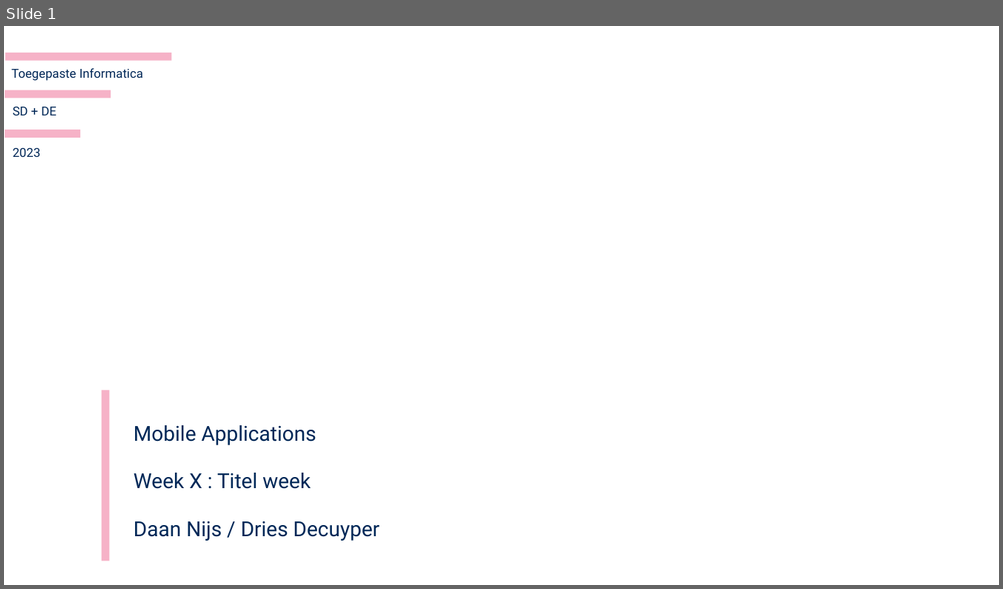
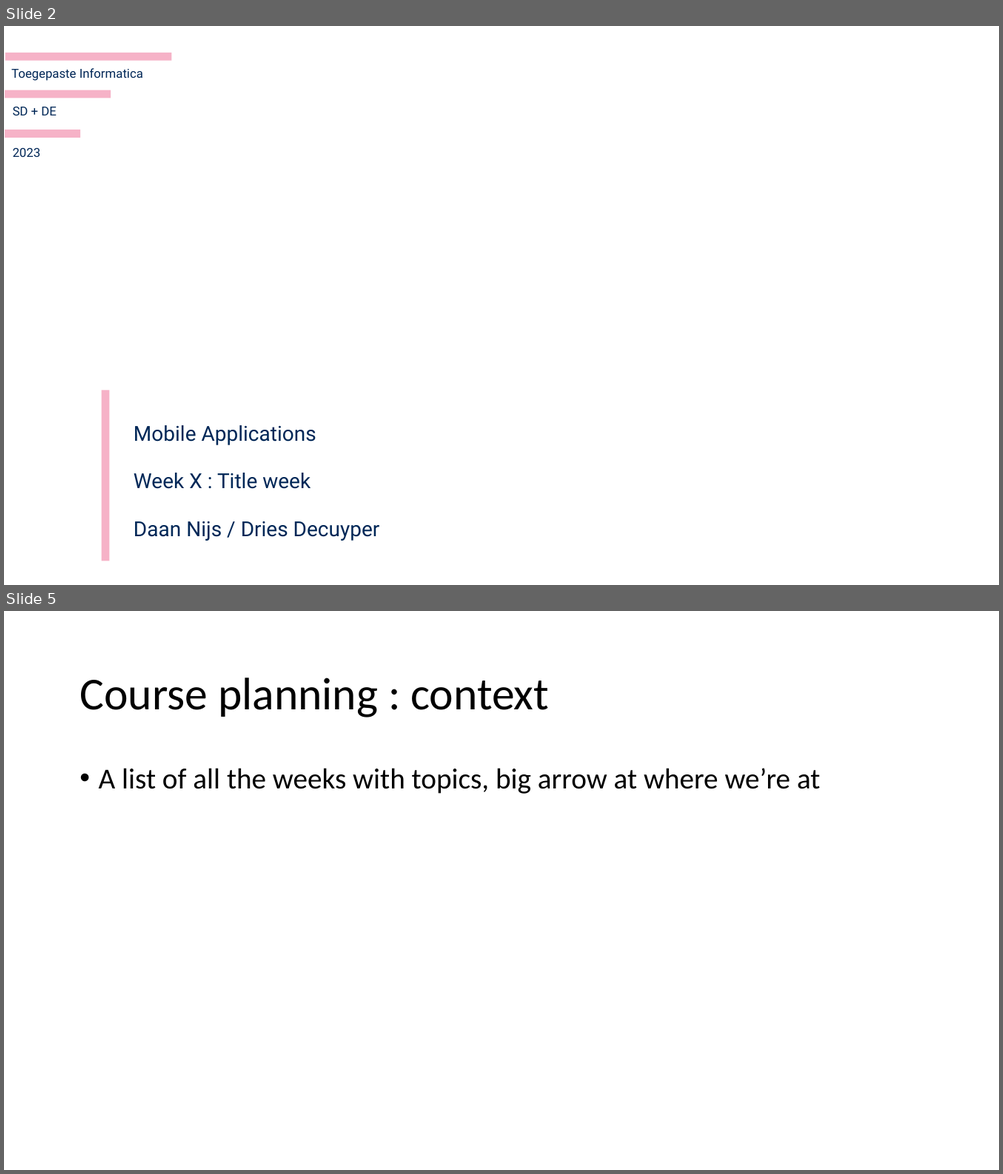
Before and after one commit to harveypekar/mobile, a slide deck: docs/intro_slides_template.pptx. Shown one above the other, each under a label of ours: slide 1 before the commit, slides 2 and 5 after it; the slides between them are not shown. The pictures are 1003x589 and 1003x1174 pixels, drawn with LibreOffice and Linux fonts; fonts in the diff are those of the drawing; background and template pictures are left out. Boxes give left, top, right and bottom in pixels: in the first picture for what was removed or moved away, otherwise in the second. Text is boxed around its words. In the diff, an @@ line names an element or a change of style, - is before the commit and + after.

```diff
--- a/docs/intro_slides_template.pptx
+++ b/docs/intro_slides_template.pptx
@@ slide 5 added at (4, 611, 999, 1170), background #FFFFFF @@
@@ title added at (79, 678, 549, 718), 44 pt, text #000000 @@
+Course planning : context
@@ text added at (99, 768, 819, 794), 28 pt, text #000000 @@
+• A list of all the weeks with topics, big arrow at where we’re at
@@ what was slide 1 is now slide 2 @@
@@ slide 2 changed as well @@
@@ text at (134, 473, 310, 489): text changed @@
-Week X : Titel week
+Week X : Title week
```
Also in this commit, not shown: 6 other slides added.
